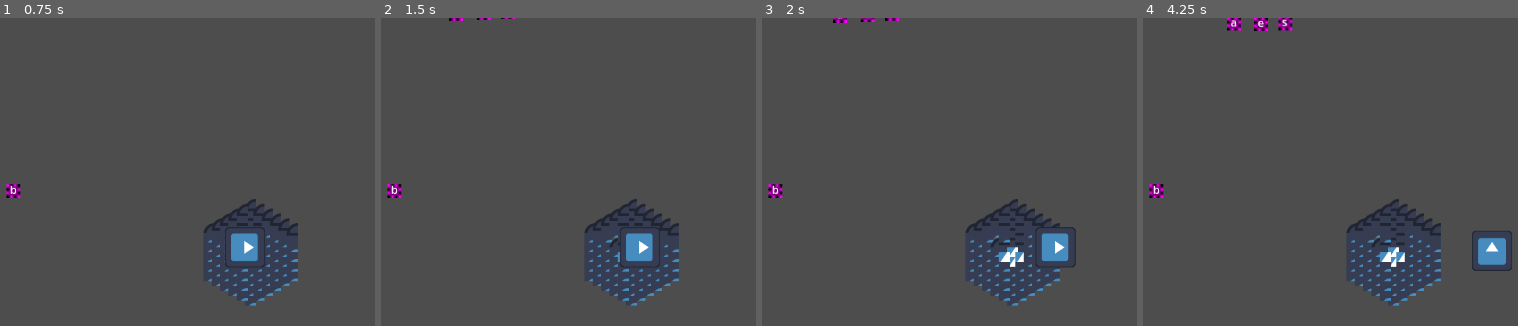
Above: before the commit, frames 1-4 (left to right).
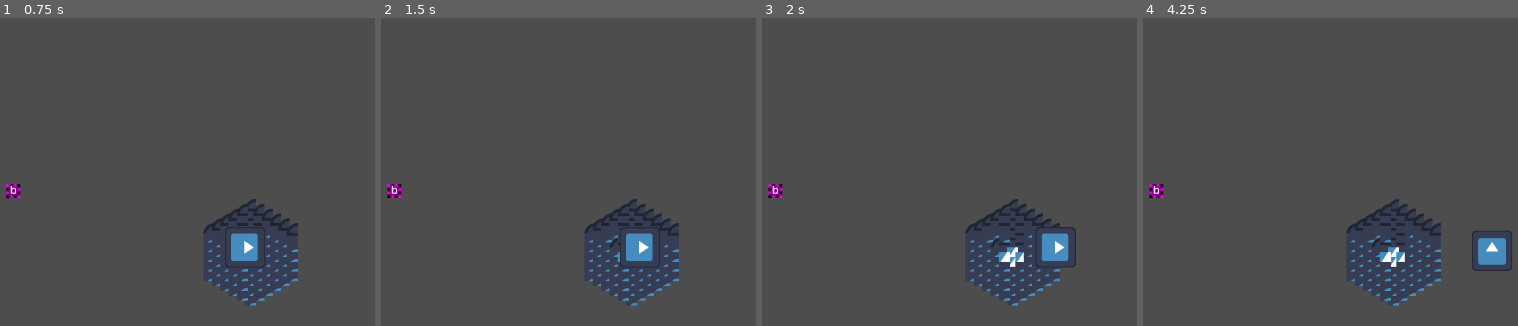
Above: after the commit, the same moments.

Repository: MagnusLucas/SpaceJam2025
Game: Godot game, scene res://UI/main_menu.tscn
Same seed, same stepped clock (60 frames per second), same inputs: the game is played once before the commit and once after it. The engine's default icon, where the game draws it, is replaced by a stand-in: a white triangle on a blue panel in a dark square.
Inputs:
- Up to frame 1 (0.75 s): click "_ _ _ _" at 0.5 s
- Up to frame 2 (1.5 s): tap Enter at 1.25 s; hold D (move_right) from 1.28 s (still down); tap Space (catch_letter) at 1.35 s
- Up to frame 3 (2 s): keep holding D (move_right)
- Up to frame 4 (4.25 s): release D (move_right) at 2.03 s; hold S (move_down) 2.03-2.78 s; tap Q (clear_word) at 2.1, 3.6 s; hold D (move_right) 2.78-3.53 s; tap Space (catch_letter) at 2.85 s; hold W (move_up) from 3.53 s (still down)

Frame 1 is identical in both runs. In frame 2, less than 0.1% of the frame differs, in the area x 18-36%, y 0-1%; in frame 3, 0.1%; in frame 4, 0.5%, in the area x 22-40%, y 0-5%.

Commit message:
tutorial działa XD
XDDD

Diff:
--- a/Game/Waves.gd
+++ b/Game/Waves.gd
@@ -29,12 +29,15 @@
 #wave0 to bedzie turorial
 func wave0():
 	add_child(Enemy.new_enemy('b',Vector2i(250,250),Vector2i(250,250),10,false))
-	print(get_tree().get_node_count_in_group("Enemy") == 4)
-	await get_tree().get_node_count_in_group("Enemy") == 4
+	print(get_tree().get_node_count_in_group("Enemy") != 0)
+	while get_tree().get_node_count_in_group("Enemy") != 0:
+		await get_tree().create_timer(0.2).timeout
 	add_child(Enemy.new_enemy('a',Vector2i(50,-20),Vector2i(1100,-10)))
-	await get_tree().get_node_count_in_group("Enemy") == 0
+	while get_tree().get_node_count_in_group("Enemy") != 0:
+		await get_tree().create_timer(0.2).timeout
 	add_child(Enemy.new_enemy('s',Vector2i(50,-20),Vector2i(1100,-10)))
-	await get_tree().get_node_count_in_group("Enemy") == 0
+	while get_tree().get_node_count_in_group("Enemy") != 0:
+		await get_tree().create_timer(0.2).timeout
 	add_child(Enemy.new_enemy('e',Vector2i(50,-20),Vector2i(1100,-10)))
 
 	pass
